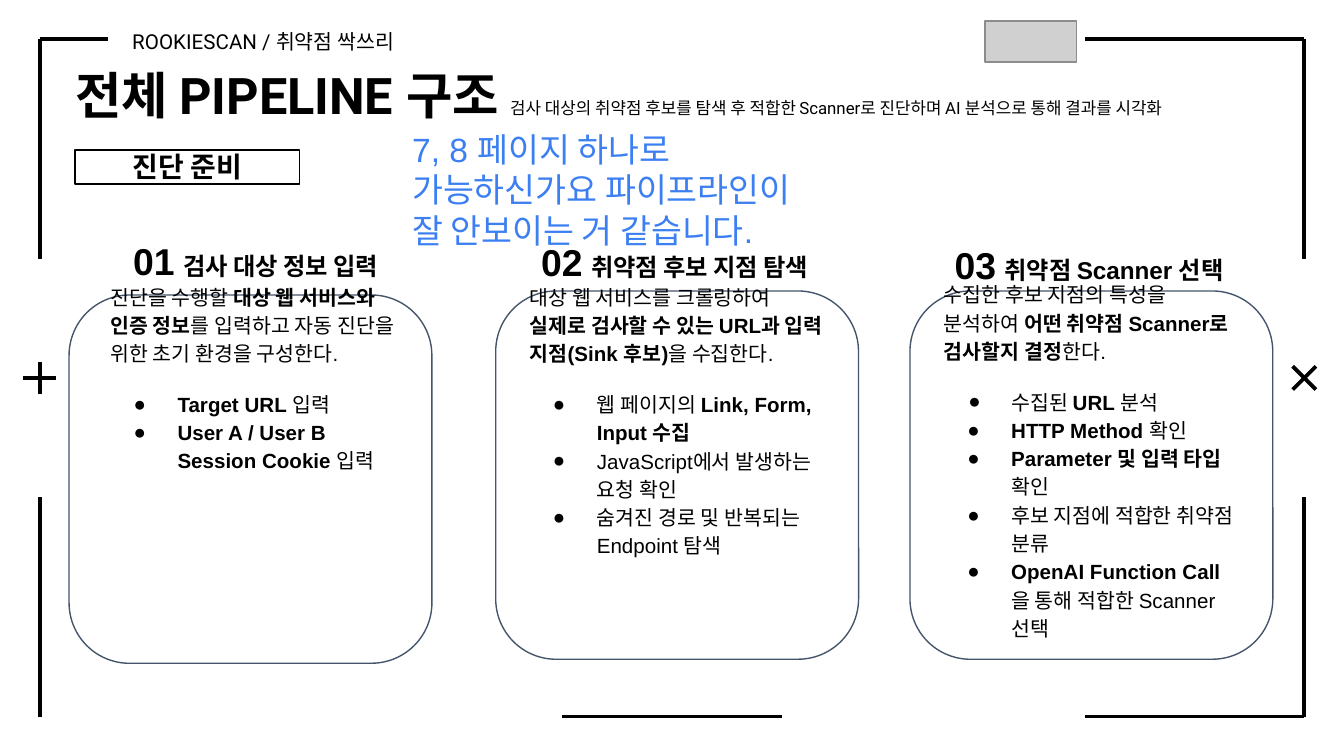
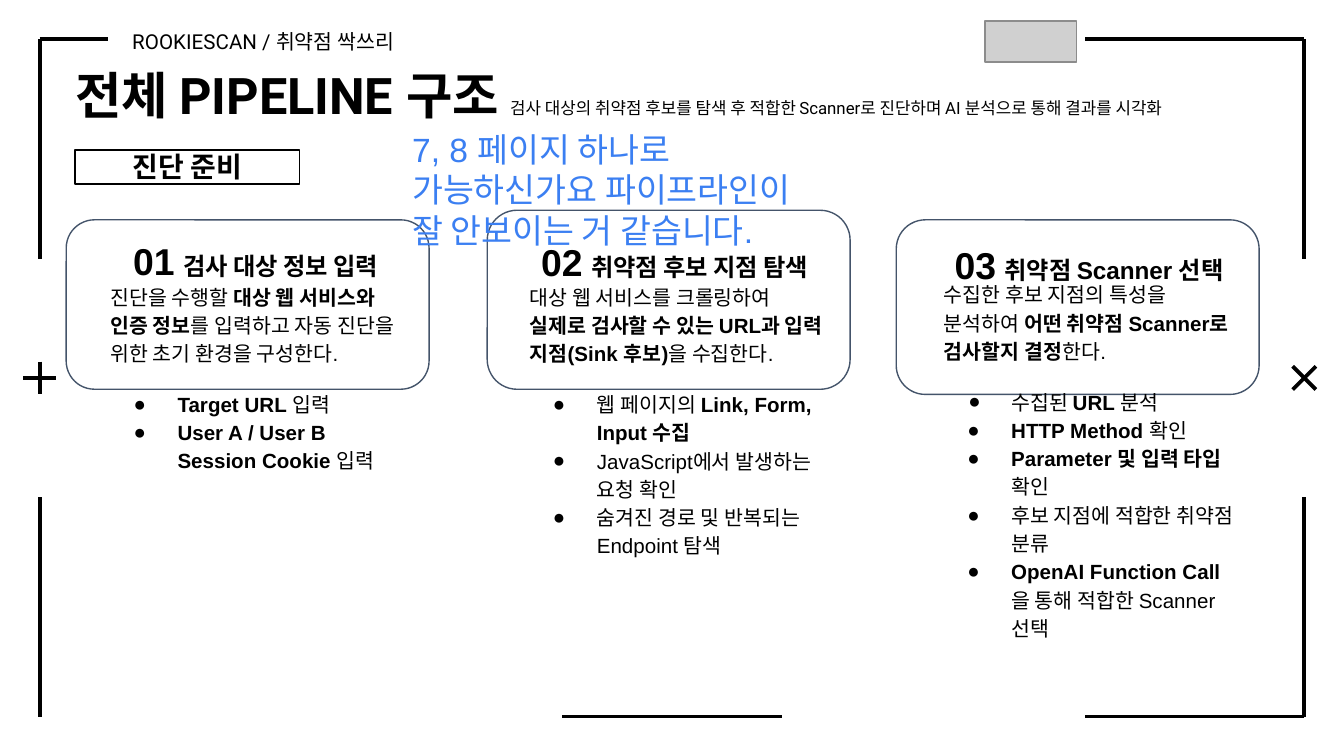
Before and after one commit to Rookies-34-3/Automatic-scanner-tool, a slide deck: slide 7 of 프로젝트 결과보고서_취약점 싹쓰리.pptx. Drawn at 1344x756 pixels with LibreOffice and Linux fonts; fonts in the diff are those of the drawing; grey boxes stand for pictures. Boxes give left, top, right and bottom in pixels: in the first picture for what was removed or moved away, otherwise in the second. Text is boxed around its words. In the diff, an @@ line names an element or a change of style, - is before the commit and + after.

```diff
--- a/프로젝트 결과보고서_취약점 싹쓰리.pptx
+++ b/프로젝트 결과보고서_취약점 싹쓰리.pptx
@@ rounded rectangle resized from (x1=69, y1=294, x2=431, y2=663) to (x1=66, y1=220, x2=429, y2=390) @@
@@ rounded rectangle resized from (x1=496, y1=290, x2=859, y2=659) to (x1=488, y1=210, x2=851, y2=388) @@
@@ rounded rectangle resized from (x1=910, y1=290, x2=1273, y2=659) to (x1=896, y1=220, x2=1259, y2=395) @@
```
Also in this commit, not shown: 15 other slides changed, 1 slide removed.
